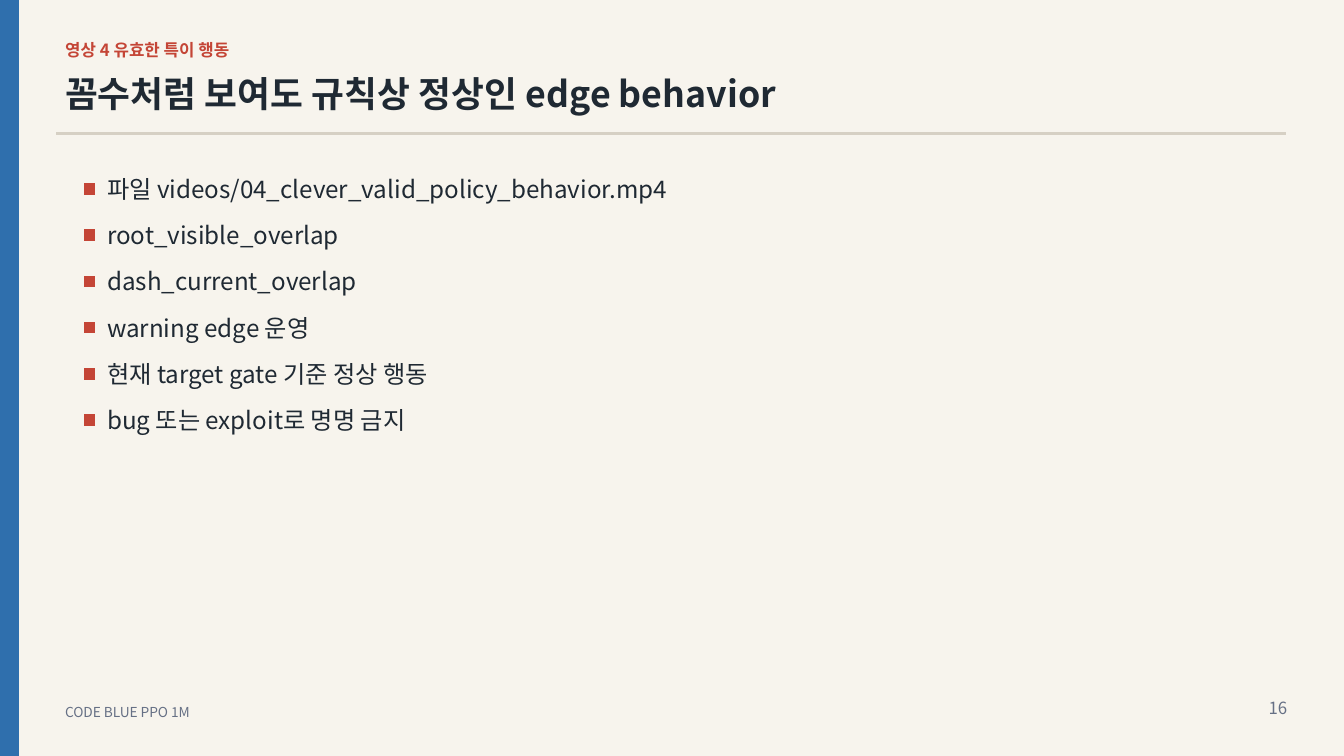
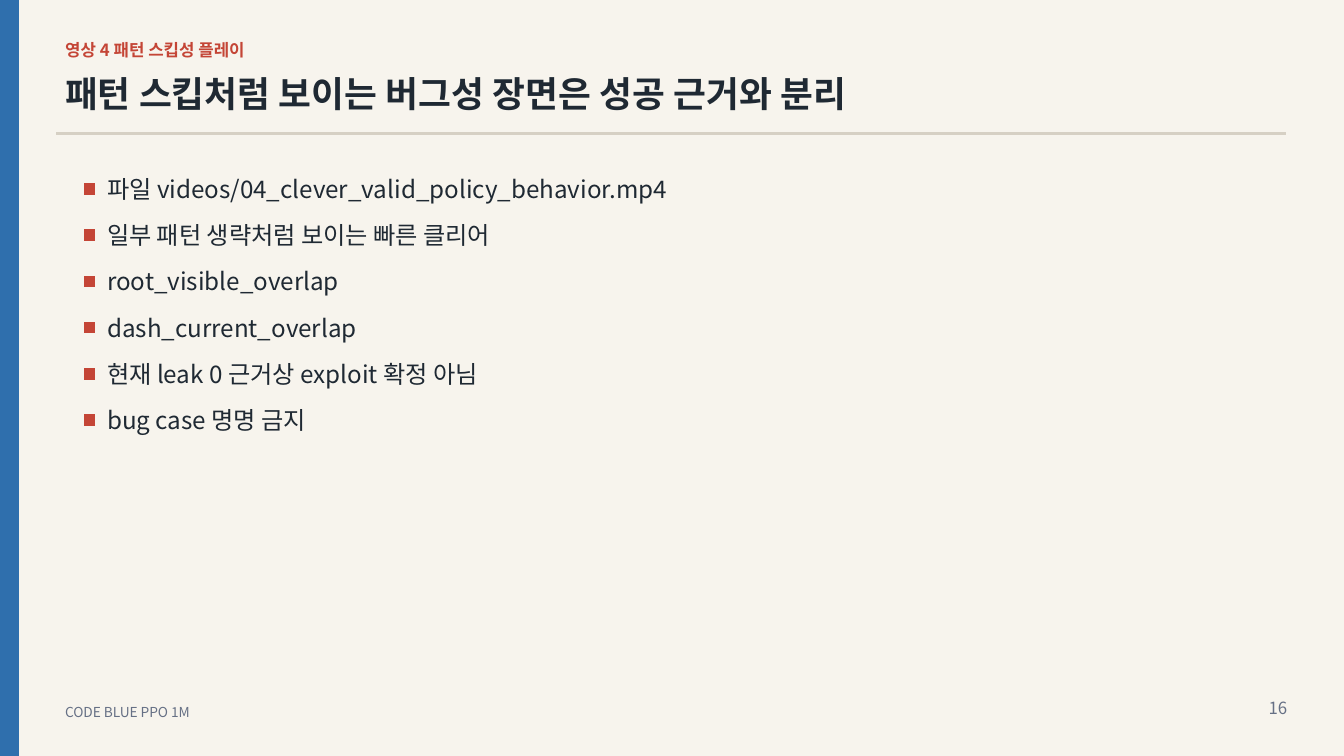
Before and after one commit to LxNx-Hn/AI_FinalTerm, a slide deck: slide 16 of presentations/final/CODE_BLUE_RL_FINAL.pptx. Drawn at 1344x756 pixels with LibreOffice and Linux fonts; fonts in the diff are those of the drawing. Boxes give left, top, right and bottom in pixels: in the first picture for what was removed or moved away, otherwise in the second. Text is boxed around its words. In the diff, an @@ line names an element or a change of style, - is before the commit and + after.

```diff
--- a/presentations/final/CODE_BLUE_RL_FINAL.pptx
+++ b/presentations/final/CODE_BLUE_RL_FINAL.pptx
@@ text at box(65, 42, 244, 58): text changed @@
-영상 4 유효한 특이 행동
+영상 4 패턴 스킵성 플레이
@@ text at box(65, 77, 846, 111): text changed @@
-꼼수처럼 보여도 규칙상 정상인 edge behavior
+패턴 스킵처럼 보이는 버그성 장면은 성공 근거와 분리
@@ text added at box(107, 224, 490, 246), 17.2 pt, text #1F2933 @@
+일부 패턴 생략처럼 보이는 빠른 클리어
@@ text "root_visible_overlap": place and size @@
-text "root_visible_overlap" at box(107, 224, 339, 250)
+text "root_visible_overlap" at box(107, 270, 339, 296)
@@ text "dash_current_overlap": place and size @@
-text "dash_current_overlap" at box(107, 270, 357, 296)
+text "dash_current_overlap" at box(107, 317, 357, 343)
@@ text removed at box(107, 317, 309, 343) @@
-warning edge 운영
@@ text at box(107, 363, 478, 389): text changed @@
-현재 target gate 기준 정상 행동
+현재 leak 0 근거상 exploit 확정 아님
@@ text at box(107, 409, 307, 435): text changed @@
-bug 또는 exploit로 명명 금지
+bug case 명명 금지
```
Also in this commit, not shown: 1 other slide changed, 13 other files.
